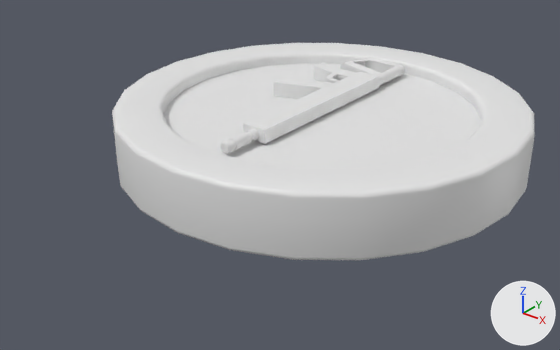
What one commit did to the FBX model Assets/Meshes/Units/TrooperSymbol.fbx.
Camera for both pictures: a 50 mm lens placed at (4.12, -5.79, 3.22), pointed at (0.09, -0.76, 0.11). Every picture has the same lights, and +X, +Y and +Z are marked at lower right. Where no turn or scale is listed for an object, it has been applied to the vertices.

Names of what the first picture shows: 'PedestalWRifle'.
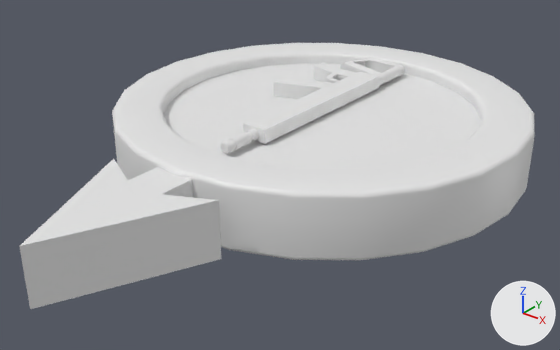
Boxes (x1, y1, x2, y2) around the edits, measured in the pictures (560 x 350 px):
'PedestalWRifle', reshaped (22% wider, 22% taller): before (112, 43, 535, 260); after (19, 43, 535, 309)
part 1 of me_mesh, added: after (19, 159, 221, 309)

The change, as a diff of the scene's bpy script:
```diff
--- a/Assets/Meshes/Units/TrooperSymbol.fbx.py
+++ b/Assets/Meshes/Units/TrooperSymbol.fbx.py
@@ me_mesh @@
 # used by ob_pedestalwrifle; location = (0.0, 0.0, 0.0)
-me_mesh.from_pydata(...)  # 1252 vertices, 1240 faces; spans x -2.0..2.0, y -2.0..2.0, z 0.0..0.63
+me_mesh.from_pydata(...)  # 1268 vertices, 1250 faces; spans x -2.0..2.0, y -3.41..2.0, z 0.0..0.63
+# me_mesh part 1: a new loose piece of 16 vertices spanning x -0.59..0.59, y -3.41..-1.94, z 0.05..0.56, in mat_pedestal (white #e7e7e7)
 me_mesh.materials.append(mat_pedestal)
```
